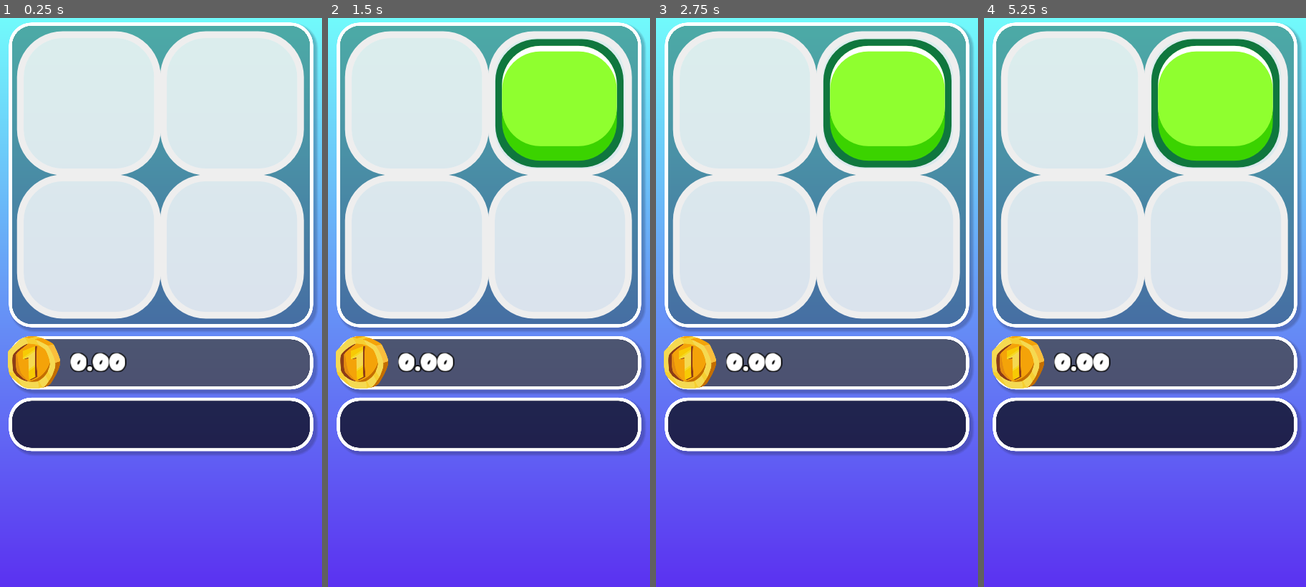
Above: before the commit, frames 1-4 (left to right).
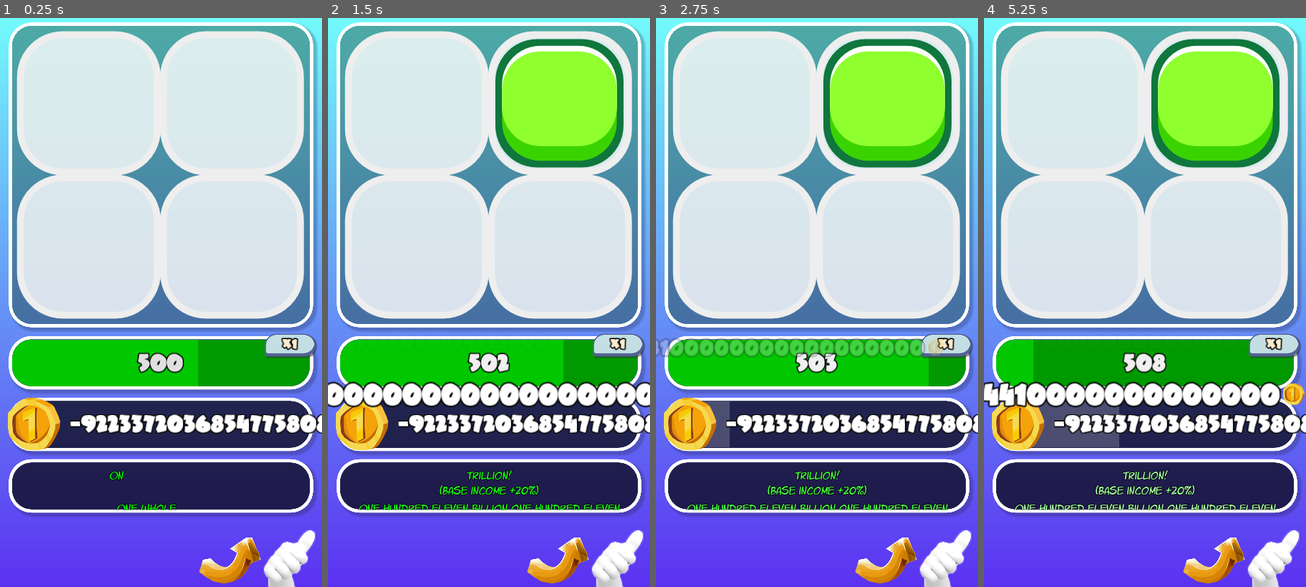
Above: after the commit, the same moments.

Repository: TimothyAlexisVass/a-game
Game: Godot game, scene res://scenes/main.tscn
Same seed, same stepped clock (60 frames per second), same inputs: the game is played once before the commit and once after it.
Inputs (mouse positions are in pixels of both pictures, inside the frame that each line leads up to):
- Up to frame 1 (0.25 s): no input
- Up to frame 2 (1.5 s): click (489, 365) at 0.5 s, where only the run after the commit has a clickable "500"; click (489, 365) at 1.25 s, where only the run after the commit has a clickable "501"
- Up to frame 3 (2.75 s): click (817, 365) at 2 s, where only the run after the commit has a clickable "502"
- Up to frame 4 (5.25 s): click (1145, 365) at 2.75 s, where only the run after the commit has a clickable "503"; click (1145, 365) at 3.5 s, where only the run after the commit has a clickable "504"; click (1145, 365) at 4.25 s, where only the run after the commit has a clickable "506"; click (1145, 365) at 5 s, where only the run after the commit has a clickable "507"

The runs differ from the first frame. In frame 1, 23% of the frame differs, in the area x 2-100%, y 55-100%; in frame 2, 25%; in frame 3, 23%; in frame 4, 26%, in the area x 0-100%, y 55-100%.

Commit message:
Calibrated values and cleared out bugs.

Diff:
--- a/scripts/global.gd
+++ b/scripts/global.gd
@@ -14,7 +14,7 @@
 	"income_timer": 12,
 	"move_timer": 10,
 	"moves_left": 500,
-	"coins": 0.0,
+	"coins": 99999999999999999990.0,
 	"total_coins": 0.0,
 	"total_recycles": 0,
 	"base_income": 0.0,
--- a/scripts/main.gd
+++ b/scripts/main.gd
@@ -125,7 +125,7 @@
 	tween.interpolate_property(display_notification_object, "percent_visible", 0.0, 1.0, .7, tween.TRANS_LINEAR, tween.EASE_OUT)
 	tween.start()
 
-func change_total(amount, position):
+func change_coins(amount, position):
 	Global.data.coins += amount
 	if amount > 0:
 		Global.data.total_coins += amount
@@ -142,30 +142,30 @@
 	display_profit_object.value = amount
 	display_profit_object.z_index = 999
 	add_child(display_profit_object)
-	set_total()
-
-func set_total():
+	set_coins()
+
+func set_coins():
 	var display_total
-	if Global.data.total_income < 1:
+	if Global.data.coins < 1:
 		display_total = str("%.2f" % (Global.data.coins))
-	elif Global.data.total_income < 10:
+	elif Global.data.coins < 10:
 		display_total = str("%.1f" % (Global.data.coins))
 	else:
 		display_total = str(int(Global.data.coins))
 	get_node("/root/main/Info/CoinsInfo/Margin/CoinsContainer/TotalLabel").text = str(display_total)
 
 func set_income():
-	var display_income
+	var income_per_second
 	Global.data.total_income = (Global.data.base_income + Global.data.board_income) * Global.data.income_multiplier
-	display_income = Global.data.total_income / Global.data.income_timer
+	income_per_second = Global.data.total_income / Global.data.income_timer
 
 	if Global.data.total_income < 1:
-		display_income = str("%.2f" % (display_income))
+		income_per_second = str("%.2f" % (income_per_second))
 	elif Global.data.total_income < 10:
-		display_income = str("%.1f" % (display_income))
-	else:
-		display_income = str(int(display_income))
-	get_node("/root/main/Info/CoinsInfo/Margin/CoinsContainer/IncomeLabel").text = "(+" + display_income + "/"
+		income_per_second = str("%.1f" % (income_per_second))
+	else:
+		income_per_second = str(int(income_per_second))
+	get_node("/root/main/Info/CoinsInfo/Margin/CoinsContainer/IncomeLabel").text = "(+" + income_per_second + "/"
 
 func set_moves():
 	var indicator_color
@@ -194,8 +194,8 @@
 
 func make_move():
 	if Main.auto_add_moves and Global.data.moves_left == 0:
-		change_total(-Main.add_move_cost(), get_node("/root/main/Info/CoinsInfo/Margin/CoinsContainer/TotalLabel").get_global_position() + Vector2(60,0))
-		set_total()
+		change_coins(-Main.add_move_cost(), get_node("/root/main/Info/CoinsInfo/Margin/CoinsContainer/TotalLabel").get_global_position() + Vector2(60,0))
+		set_coins()
 	else:
 		Global.data.moves_left -=1
 		set_moves()
@@ -232,17 +232,17 @@
 	elif button.name == "AddMovesButton":
 		if Global.data.coins > Main.add_move_cost() * Main.add_moves_amount:
 			Global.data.moves_left += 1 * Main.add_moves_amount
-			Main.change_total(-Main.add_move_cost() * Main.add_moves_amount, \
+			Main.change_coins(-Main.add_move_cost() * Main.add_moves_amount, \
 			get_node("/root/main/Info/CoinsInfo/Margin/CoinsContainer/TotalLabel").get_global_position() + Vector2(60,0))
 		set_moves()
-		set_total()
+		set_coins()
 	elif button.name == "RecycleButton":
 		tile_board.recycle()
 
 func _on_Timer_timeout(timer):
 	if timer.name == "IncomeTimer":
 		if Global.data.total_income > 0:
-			change_total(Global.data.total_income, get_node("/root/main/Info/CoinsInfo/Margin/CoinsContainer/IncomeLabel").get_global_position() + Vector2(85,0))
+			change_coins(Global.data.total_income, get_node("/root/main/Info/CoinsInfo/Margin/CoinsContainer/IncomeLabel").get_global_position() + Vector2(85,0))
 	elif timer.name == "MoveTimer":
 		Global.data.moves_left += 1
 		set_moves()
@@ -323,7 +323,7 @@
 			Main.all_tiles = []
 			Main.set_achievements_and_upgrades_levels()
 			Main.set_income()
-			Main.set_total()
+			Main.set_coins()
 			Main.set_moves()
 		else:
 			printerr("Need valid data")
@@ -338,7 +338,7 @@
 		get_node("/root/main/Info/CoinsInfo/Margin/CoinsContainer/Parenthesis").visible = false
 
 	set_moves()
-	set_total()
+	set_coins()
 
 	get_node("/root/main/MoveTimer").set_wait_time(Global.data.move_timer)
 	get_node("/root/main/IncomeTimer").set_wait_time(Global.data.income_timer)
--- a/scripts/tile_board.gd
+++ b/scripts/tile_board.gd
@@ -60,7 +60,7 @@
 	Global.data.combinations_done += 1
 	# coins are gained according to the value of the new tile
 	combine_value = Global.data.combination_multiplier * Main.all_tiles[column][row].value
-	Main.change_total(combine_value, ctile.position)
+	Main.change_coins(combine_value, ctile.position)
 	movement = true
 
 func move_tile(new_column, new_row, column, row, mtile):
@@ -325,7 +325,7 @@
 			Main.all_tiles[column].append(null)
 func recycle():
 	Main.recycle_button.visible = false
-	Global.data.base_income = Global.data.total_income
+	Global.data.base_income += Global.data.board_income
 	Main.move_enabled = false
 	Global.data.top_tile_order = 0
 
@@ -335,11 +335,11 @@
 			if tile != null:
 				yield(get_tree().create_timer(.05), "timeout")
 				if Main.upgrades_panel.open_upgrades[1].level == 0:
-					Main.change_total(tile.value / 100.0, tile.position)
+					Main.change_coins(tile.value / 100.0, tile.position)
 				elif full_board:
-					Main.change_total(tile.value * Global.data.full_board_multiplier, tile.position)
+					Main.change_coins(tile.value * Global.data.full_board_multiplier, tile.position)
 				else:
-					Main.change_total(tile.value, tile.position)
+					Main.change_coins(tile.value, tile.position)
 				tile.z_index = 999
 				tile.collect_tile(get_node("/root/main/Info/CoinsInfo/CoinSprite").global_position + Vector2(50,0))
 				Main.all_tiles[column][row] = null
--- a/scripts/upgrades.gd
+++ b/scripts/upgrades.gd
@@ -18,7 +18,7 @@
 	{
 		"name": "tile_base",
 		"level": 0,
-		"requirement": [6, 60, 1500, 2000000, 3000000000],
+		"requirement": [6, 60, 150000, 2000000, 3000000000],
 		"reward": [0, 1, 2, 3, 4, 5, 6, 7, 8, 9, 10],
 		"image": load("res://assets/upgrade_images/tile_base.svg"),
 		"description": ["Add numbers to the tiles\n(Greatly increased recycle profit)", "Increase base value to 1", "Increase …(243 unchanged characters)…
@@ -26,7 +26,7 @@
 	{
 		"name": "increment",
 		"level": 0,
-		"requirement": [50, 200, 500, 1000, ],
+		"requirement": [50, 200, 5000, 100000, ],
 		"reward": [Global.increment_type.PRIME, Global.increment_type.FIBONNACCI, Global.increment_type.DOUBLE, Global.increment_type.MULTIPLY, Global.increment_type.ULTIMATE],
 		"image": load("res://assets/upgrade_images/increment.svg"),
 		"description": ["Combined tiles increment as prime numbers.", "Combined tiles follow the Fibonnacci sequence", "Combined tile values are doubled", "Value is multiplied", "Value increases exponentially."]
@@ -62,16 +62,18 @@
 
 func _perform_upgrade(upgrade):
 	if upgrade.name == "board_size":
-		Main.change_total(-upgrade.requirement[upgrade.level], get_global_mouse_position())
+		Main.change_coins(-upgrade.requirement[upgrade.level], get_global_mouse_position())
 		Global.data.board_size = upgrade.reward[upgrade.level]
 		Main.resize_tile_board()
 
 	elif upgrade.name == "tile_base":
-		Main.change_total(-upgrade.requirement[upgrade.level], get_global_mouse_position())
+		Main.change_coins(-upgrade.requirement[upgrade.level], get_global_mouse_position())
 		Global.data.tile_base = upgrade.reward[upgrade.level]
+		for tile in Main.all_tiles:
+			tile.set_value()
 
 	elif upgrade.name == "increment":
-		Main.change_total(-upgrade.requirement[upgrade.level], get_global_mouse_position())
+		Main.change_coins(-upgrade.requirement[upgrade.level], get_global_mouse_position())
 		Global.data.increment = upgrade.reward[upgrade.level]
 
 	# Happens for all upgrades:
